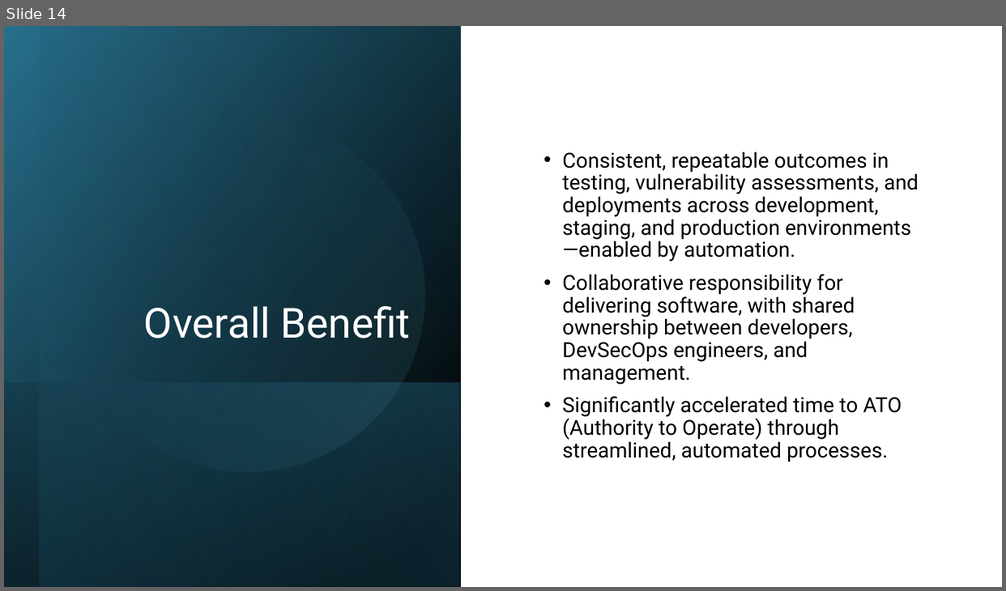
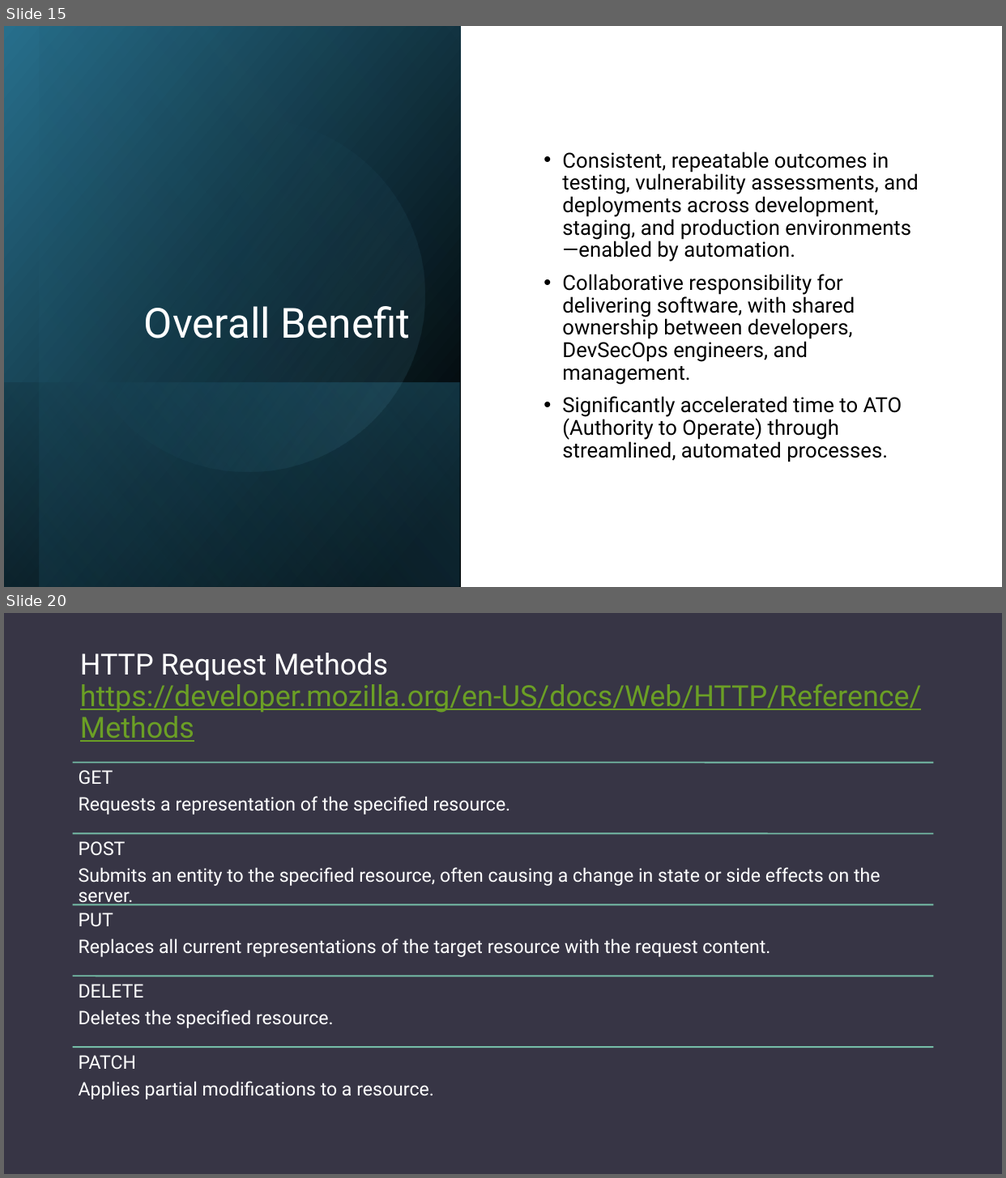
Before and after one commit to seanherbert105/DevSecOps-Course, a slide deck: presentation/DevSecOps Course.pptx. Shown one above the other, each under a label of ours: slide 14 before the commit, slides 15 and 20 after it; the slides between them are not shown. The pictures are 1006x591 and 1006x1178 pixels, drawn with LibreOffice and Linux fonts; fonts in the diff are those of the drawing; background and template pictures are left out. Boxes give left, top, right and bottom in pixels: in the first picture for what was removed or moved away, otherwise in the second. Text is boxed around its words. In the diff, an @@ line names an element or a change of style, - is before the commit and + after.

```diff
--- a/presentation/DevSecOps Course.pptx
+++ b/presentation/DevSecOps Course.pptx
@@ slide 20 added at (x1=4, y1=613, x2=1002, y2=1174), background picture (left out) @@
@@ title added at (x1=80, y1=653, x2=922, y2=742), 28 pt, text #6B9F25, underline @@
+HTTP Request Methods
+https://developer.mozilla.org/en-US/docs/Web/HTTP/Reference/Methods
@@ group added at (x1=73, y1=763, x2=934, y2=1100): 5 lines, 5 texts @@
+GET
+Requests a representation of the specified resource.
+POST
+Submits an entity to the specified resource, often causing a change in state or side effects on the server.
+PUT
+Replaces all current representations of the target resource with the request content.
+DELETE
+Deletes the specified resource.
+PATCH
+Applies partial modifications to a resource.
@@ what was slide 14 is now slide 15 @@
```
Also in this commit, not shown: 1 slide changed, 7 other slides added.
